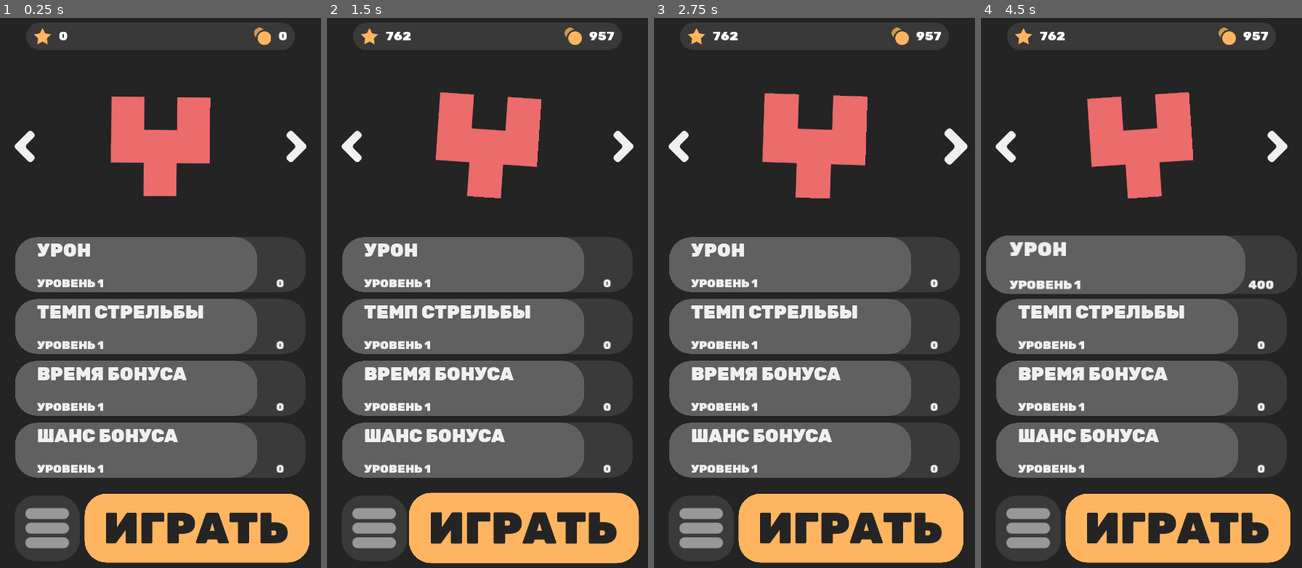
Above: before the commit, frames 1-4 (left to right).
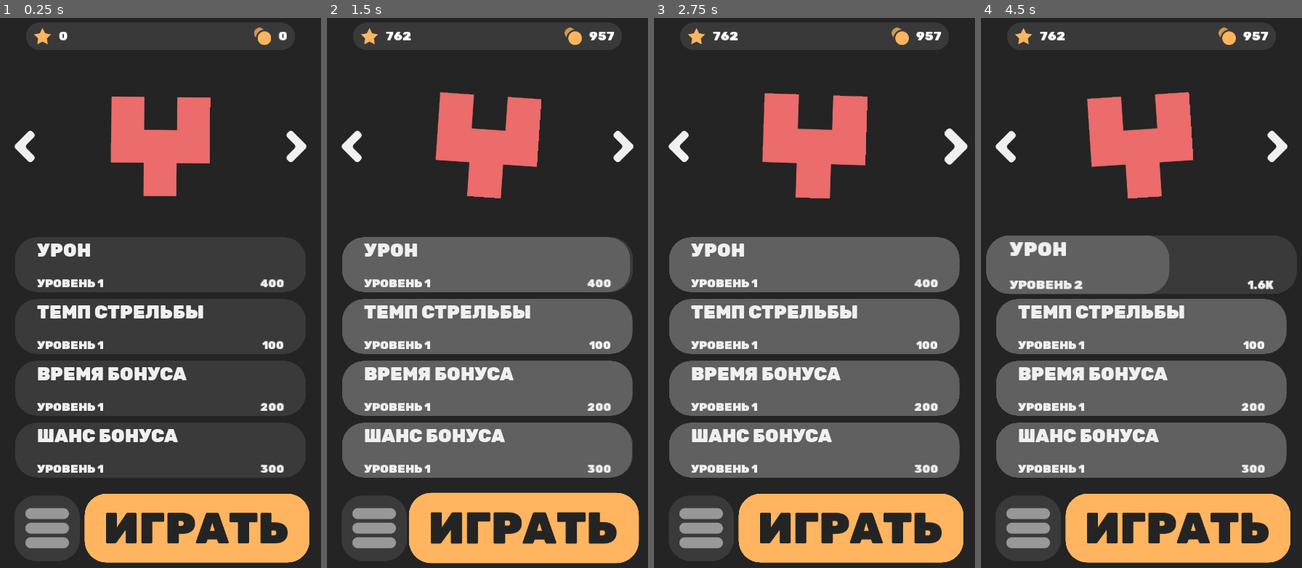
Above: after the commit, the same moments.

Repository: magwoo/Smash
Game: Godot game, scene res://scenes/interfaces/Main.tscn
Two runs of this game, one before a commit and one after it. Both use one fixed random seed, a clock stepped at 60 frames per second and the inputs below.
Inputs (mouse positions are in pixels of both pictures, inside the frame that each line leads up to):
- Up to frame 1 (0.25 s): no input
- Up to frame 2 (1.5 s): click (522, 529) at 0.5 s; click (522, 529) at 1.25 s
- Up to frame 3 (2.75 s): click (914, 144) at 2 s
- Up to frame 4 (4.5 s): click (1241, 144) at 2.75 s; click (1041, 144) at 3.5 s; click (1141, 265) at 4.25 s

The runs differ from the first frame. In frame 1, 26% of the frame differs, in the area x 4-89%, y 39-84%; in frame 2, 5.8%; in frame 3, 5.9%; in frame 4, 7.0%.

Commit message:
added bar animation

Diff:
--- a/scenes/interfaces/UpgradeButton.gd
+++ b/scenes/interfaces/UpgradeButton.gd
@@ -9,6 +9,7 @@
 export(int) var buy_cost: int = 0
 export(int, 1, 4) var index: int = 1
 
+var target_value: float = 0
 var cost: int = 0
 
 
@@ -17,7 +18,8 @@
 
 
 func _process(_delta: float) -> void:
-	pass
+	_update_all()
+	bar.value = lerp(bar.value, target_value, Global.lerp_index)
 
 
 func _button_pressed() -> void:
@@ -36,8 +38,10 @@
 
 
 func _update_bar() -> void:
-	pass
+	bar.max_value = cost
+	target_value = min(bar.max_value, Global.balance)
 
 
 func _update_text() -> void:
 	cost_text.text = Global.cut_number(cost)
+	level_text.text = 'УРОВЕНЬ ' + str(Global.upgrades[index - 1])
